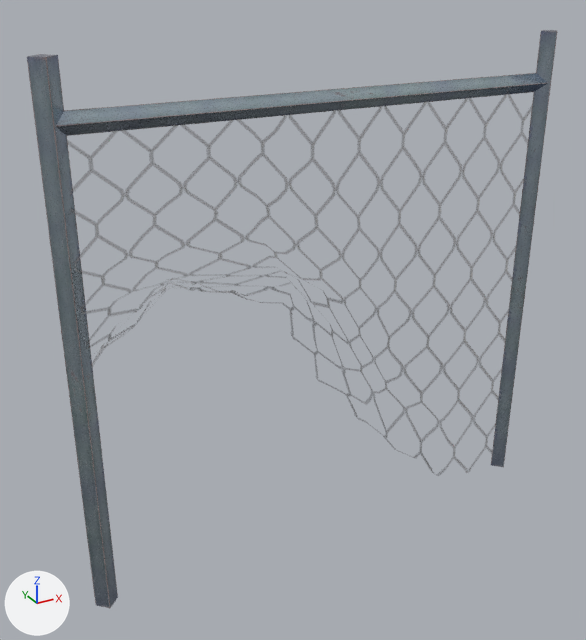
Renders of the FBX model Assets/_Visual/Environment/_OpenWorld/Props/Fences/Fence_Metal_Broken.fbx from each side of a commit.
Both versions are drawn from a camera (50 mm lens) standing at (-1.97, -3.19, 2.89) and looking at (-0.13, 0.15, 1.22). The lights are fixed; the arrows at lower left show +X, +Y and +Z. Where no turn or scale is listed for an object, it has been applied to the vertices.

Names of what the first picture shows: 'Cerca/A'.
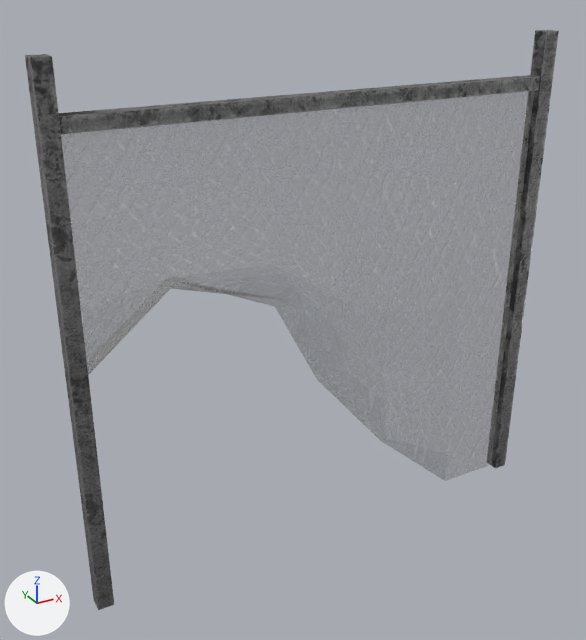
Edits to the bpy script that builds the scene:
```text
Change mat_grade_001:
    where n2 = _N.new('ShaderNodeTexImage'); n2.name = 'Image Texture'
    n2.image: img_grade__grade_basecolor_png -> img_grade_nova__grade_001_basecolor_png
    where n3 = _N.new('ShaderNodeTexImage'); n3.name = 'Image Texture.001'
    n3.image: img_grade__grade_roughness_png -> img_grade_nova__grade_001_roughness_png
    where n4 = _N.new('ShaderNodeTexImage'); n4.name = 'Image Texture.002'
    n4.image: img_grade__grade_metallic_png -> img_grade_nova__grade_001_metallic_png
    where n5 = _N.new('ShaderNodeTexImage'); n5.name = 'Image Texture.003'
    n5.image: img_grade__grade_normal_png -> img_grade_nova__grade_001_normal_png
Change mat_grade:
    remove # nodes: BsdfPrincipled, OutputMaterial, TexImage x2
    remove # uses the picture img_grade_de_metal_render_png
    nodes: BsdfPrincipled, NormalMap, OutputMaterial, TexImage x5
    uses the picture img_grade_nova__grade_basecolor_png
    uses the picture img_grade_nova__grade_metallic_png
    uses the picture img_grade_nova__grade_normal_png
    uses the picture img_grade_nova__grade_roughness_png
Change me_spiral_003:
    remove me_spiral_003.from_pydata(...)  # 136 vertices, 100 faces; spans x -1.32..1.32, y -0.09..0.31, z 0.0..2.58
    add me_spiral_003.from_pydata(...)  # 80 vertices, 58 faces; spans x -1.32..1.29, y -0.09..0.3, z 0.0..2.58
    me_spiral_003 part 1: the loose piece of 8 vertices spanning x 1.21..1.32, y -0.06..0.06, z 0.0..2.58 is turned 45 degrees about the z axis through its middle, then moved by (-0.01, 0.0, 0.0)
    me_spiral_003 part 2: the loose piece of 8 vertices spanning x -1.32..-1.21, y -0.06..0.06, z 0.0..2.58 is turned 45 degrees about the z axis through its middle, then moved by (-0.01, 0.0, 0.0)
    me_spiral_003 part 3: the loose piece of 8 vertices spanning x -1.26..1.26, y -0.05..0.05, z 2.28..2.38 is turned 45 degrees about the x axis through its middle, then moved by (-0.01, 0.0, 0.0)
    me_spiral_003 part 4
    56 vertices are removed from x -1.27..1.26, y -0.08..0.31, z 0.0..2.32
    59 faces are deleted
    17 new faces join them, mat_grade
```

Pixel boxes (x1, y1, x2, y2) of what changed, in the pictures (586 x 640 px; the box of a moved part takes in the faces that stretch with it):
'Cerca/A', surface changed, reshaped
    before: (27, 30, 557, 608)
    after: (25, 30, 559, 610)
part 1 of me_spiral_003, moved or reshaped
    before: (491, 30, 557, 467)
    after: (487, 30, 559, 468)
part 2 of me_spiral_003, moved or reshaped
    before: (27, 54, 118, 608)
    after: (25, 54, 114, 610)
part 3 of me_spiral_003, moved or reshaped
    before: (56, 73, 548, 136)
    after: (59, 75, 541, 134)
part 4 of me_spiral_003, cut back
    before: (75, 94, 531, 471)
    after: (61, 91, 534, 480)
